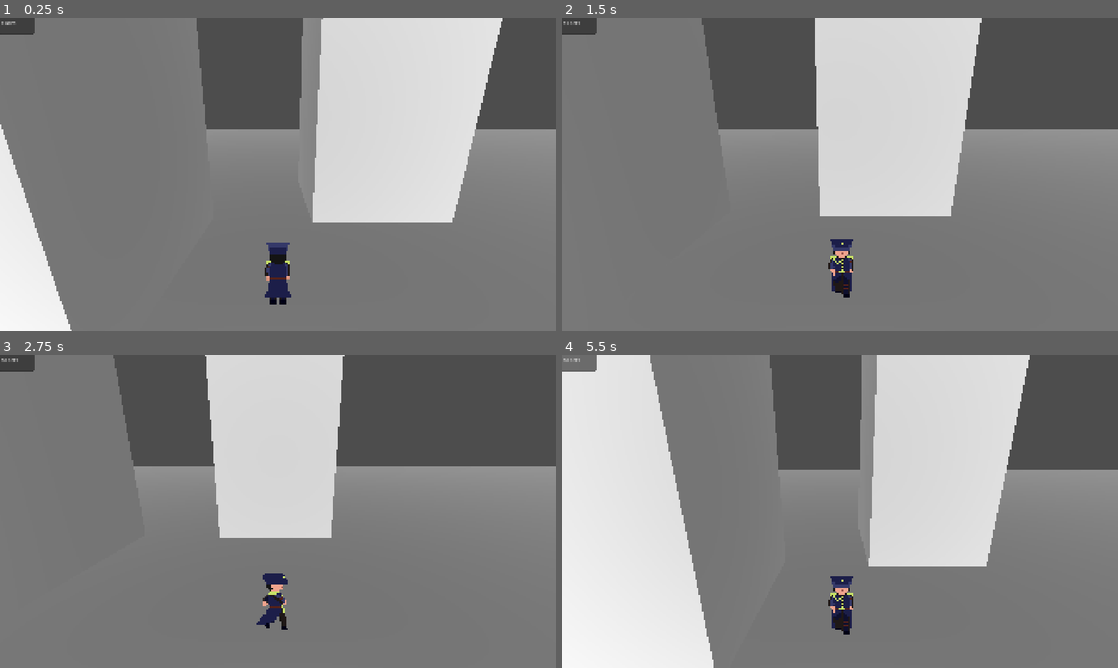
Above: before the commit, frames 1-4 (two rows, left to right).
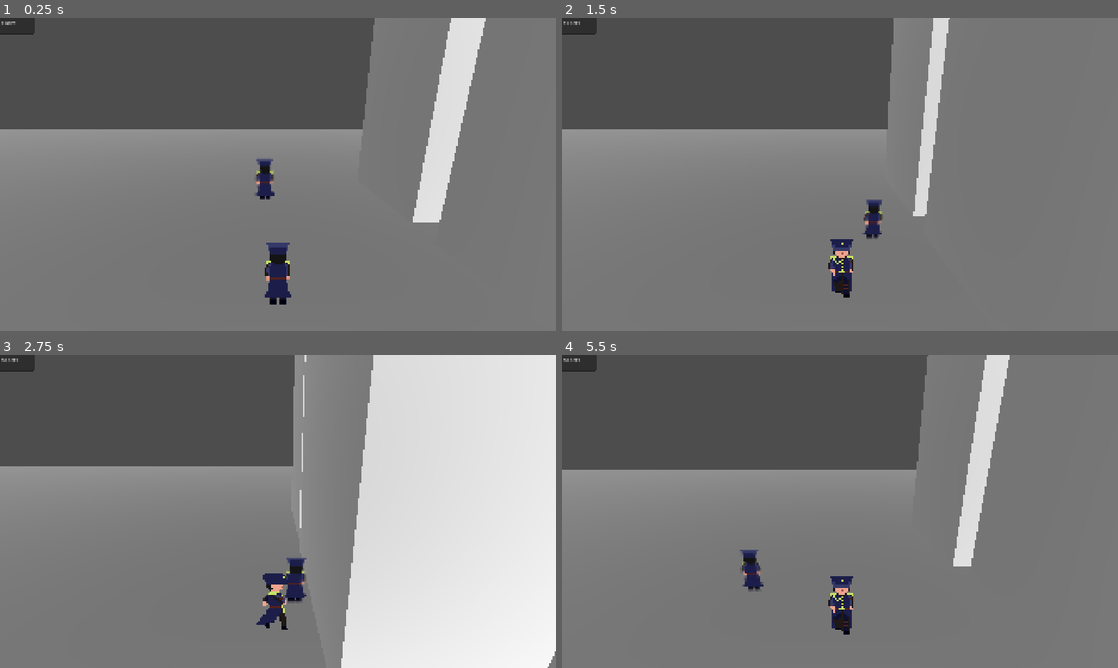
Above: after the commit, the same moments.

Repository: zenrythebard/dinamik_21_gamejam
Game: Godot game, scene res://test_assets/test_3d.tscn
Same seed, same stepped clock (60 frames per second), same inputs: the game is played once before the commit and once after it. The project has no main scene, so this scene is started directly.
Inputs:
- Up to frame 1 (0.25 s): no input
- Up to frame 2 (1.5 s): tap Enter (ui_accept) at 0.5, 0.6, 0.77, 1.07, 1.35 s; hold Right (ui_right) 0.53-1.28 s; hold Down (ui_down) from 1.28 s (still down)
- Up to frame 3 (2.75 s): tap Enter (ui_accept) at 1.52, 1.82, 2.1 s; release Down (ui_down) at 2.03 s; hold Right (ui_right) from 2.03 s (still down)
- Up to frame 4 (5.5 s): release Right (ui_right) at 2.78 s; hold Up (ui_up) 2.78-3.53 s; tap Enter (ui_accept) at 2.85, 3.02, 3.32, 3.6, 3.77, 4.07, 4.35, 4.52, 4.82, 5.1 s; hold Left (ui_left) 3.53-5.03 s; hold Down (ui_down) from 5.03 s (still down)

The runs differ from the first frame. In frame 1, 39% of the frame differs, in the area x 0-100%, y 0-100%; in frame 2, 36%; in frame 3, 59%; in frame 4, 51%.

Commit message:
zen

Diff:
--- /dev/null
+++ b/test_assets/ninja.gd
@@ -0,0 +1,28 @@
+extends CharacterBody3D
+
+
+const SPEED = 5.0
+const JUMP_VELOCITY = 4.5
+
+
+func _physics_process(delta: float) -> void:
+	# Add the gravity.
+	if not is_on_floor():
+		velocity += get_gravity() * delta
+
+	# Handle jump.
+	if Input.is_action_just_pressed("ui_accept") and is_on_floor():
+		velocity.y = JUMP_VELOCITY
+
+	# Get the input direction and handle the movement/deceleration.
+	# As good practice, you should replace UI actions with custom gameplay actions.
+	var input_dir := Input.get_vector("ui_left", "ui_right", "ui_up", "ui_down")
+	var direction := (transform.basis * Vector3(input_dir.x, 0, input_dir.y)).normalized()
+	if direction:
+		velocity.x = direction.x * SPEED
+		velocity.z = direction.z * SPEED
+	else:
+		velocity.x = move_toward(velocity.x, 0, SPEED)
+		velocity.z = move_toward(velocity.z, 0, SPEED)
+
+	move_and_slide()
--- a/test_assets/test_3d.tscn
+++ b/test_assets/test_3d.tscn
@@ -1,7 +1,10 @@
 [gd_scene format=3 uid="uid://y6lafhs0ql4p"]
 
 [ext_resource type="Script" uid="uid://38vw2n2nnkc6" path="res://test_assets/debug_hud.gd" id="1_l0q54"]
+[ext_resource type="Texture2D" uid="uid://d4nvh577j784e" path="res://test_assets/guard sprite (1).png" id="2_e4pr7"]
 [ext_resource type="PackedScene" uid="uid://bmjpb7m47sepc" path="res://test_assets/player.tscn" id="2_rhy7j"]
+[ext_resource type="Script" uid="uid://gxi1aa0nmian" path="res://test_assets/ninja.gd" id="3_1icll"]
+[ext_resource type="Texture2D" uid="uid://cfyjdavolww0x" path="res://test_assets/Guard Attack.png" id="3_l0q54"]
 
 [sub_resource type="BoxMesh" id="BoxMesh_p5viw"]
 size = Vector3(5.655, 12.41, 5.92)
@@ -13,6 +16,553 @@
 
 [sub_resource type="ConcavePolygonShape3D" id="ConcavePolygonShape3D_e4pr7"]
 data = PackedVector3Array(1, 0, 1, -1, 0, 1, 1, 0, -1, -1, 0, 1, -1, 0, -1, 1, 0, -1)
+
+[sub_resource type="AtlasTexture" id="AtlasTexture_ih21j"]
+atlas = ExtResource("3_l0q54")
+region = Rect2(0, 0, 37, 50)
+
+[sub_resource type="AtlasTexture" id="AtlasTexture_2hics"]
+atlas = ExtResource("3_l0q54")
+region = Rect2(0, 50, 37, 50)
+
+[sub_resource type="AtlasTexture" id="AtlasTexture_6ba66"]
+atlas = ExtResource("3_l0q54")
+region = Rect2(0, 100, 37, 50)
+
+[sub_resource type="AtlasTexture" id="AtlasTexture_u6whf"]
+atlas = ExtResource("3_l0q54")
+region = Rect2(0, 150, 37, 50)
+
+[sub_resource type="AtlasTexture" id="AtlasTexture_l0q54"]
+atlas = ExtResource("2_e4pr7")
+region = Rect2(74, 0, 37, 50)
+
+[sub_resource type="AtlasTexture" id="AtlasTexture_1icll"]
+atlas = ExtResource("2_e4pr7")
+region = Rect2(74, 50, 37, 50)
+
+[sub_resource type="AtlasTexture" id="AtlasTexture_or781"]
+atlas = ExtResource("2_e4pr7")
+region = Rect2(74, 100, 37, 50)
+
+[sub_resource type="AtlasTexture" id="AtlasTexture_cqqki"]
+atlas = ExtResource("2_e4pr7")
+region = Rect2(74, 150, 37, 50)
+
+[sub_resource type="AtlasTexture" id="AtlasTexture_dahie"]
+atlas = ExtResource("2_e4pr7")
+region = Rect2(74, 200, 37, 50)
+
+[sub_resource type="AtlasTexture" id="AtlasTexture_t5mk5"]
+atlas = ExtResource("2_e4pr7")
+region = Rect2(74, 250, 37, 50)
+
+[sub_resource type="AtlasTexture" id="AtlasTexture_3388h"]
+atlas = ExtResource("2_e4pr7")
+region = Rect2(74, 300, 37, 50)
+
+[sub_resource type="AtlasTexture" id="AtlasTexture_ifc36"]
+atlas = ExtResource("2_e4pr7")
+region = Rect2(74, 350, 37, 50)
+
+[sub_resource type="AtlasTexture" id="AtlasTexture_mcnk3"]
+atlas = ExtResource("2_e4pr7")
+region = Rect2(74, 400, 37, 50)
+
+[sub_resource type="AtlasTexture" id="AtlasTexture_0h7nl"]
+atlas = ExtResource("2_e4pr7")
+region = Rect2(0, 0, 37, 50)
+
+[sub_resource type="AtlasTexture" id="AtlasTexture_mer1j"]
+atlas = ExtResource("2_e4pr7")
+region = Rect2(0, 50, 37, 50)
+
+[sub_resource type="AtlasTexture" id="AtlasTexture_s6xjt"]
+atlas = ExtResource("2_e4pr7")
+region = Rect2(0, 100, 37, 50)
+
+[sub_resource type="AtlasTexture" id="AtlasTexture_670pf"]
+atlas = ExtResource("2_e4pr7")
+region = Rect2(0, 150, 37, 50)
+
+[sub_resource type="AtlasTexture" id="AtlasTexture_0xlj3"]
+atlas = ExtResource("2_e4pr7")
+region = Rect2(0, 200, 37, 50)
+
+[sub_resource type="AtlasTexture" id="AtlasTexture_qx422"]
+atlas = ExtResource("2_e4pr7")
+region = Rect2(0, 250, 37, 50)
+
+[sub_resource type="AtlasTexture" id="AtlasTexture_04nrr"]
+atlas = ExtResource("2_e4pr7")
+region = Rect2(0, 300, 37, 50)
+
+[sub_resource type="AtlasTexture" id="AtlasTexture_hkk2y"]
+atlas = ExtResource("2_e4pr7")
+region = Rect2(0, 350, 37, 50)
+
+[sub_resource type="AtlasTexture" id="AtlasTexture_wop8x"]
+atlas = ExtResource("2_e4pr7")
+region = Rect2(0, 400, 37, 50)
+
+[sub_resource type="AtlasTexture" id="AtlasTexture_e4pr7"]
+atlas = ExtResource("2_e4pr7")
+region = Rect2(37, 0, 37, 50)
+
+[sub_resource type="AtlasTexture" id="AtlasTexture_fe3hl"]
+atlas = ExtResource("2_e4pr7")
+region = Rect2(37, 50, 37, 50)
+
+[sub_resource type="AtlasTexture" id="AtlasTexture_6gi5y"]
+atlas = ExtResource("2_e4pr7")
+region = Rect2(37, 100, 37, 50)
+
+[sub_resource type="AtlasTexture" id="AtlasTexture_i6guy"]
+atlas = ExtResource("2_e4pr7")
+region = Rect2(37, 150, 37, 50)
+
+[sub_resource type="AtlasTexture" id="AtlasTexture_ljeef"]
+atlas = ExtResource("2_e4pr7")
+region = Rect2(37, 200, 37, 50)
+
+[sub_resource type="AtlasTexture" id="AtlasTexture_w7rc7"]
+atlas = ExtResource("2_e4pr7")
+region = Rect2(37, 250, 37, 50)
+
+[sub_resource type="AtlasTexture" id="AtlasTexture_a6iba"]
+atlas = ExtResource("2_e4pr7")
+region = Rect2(37, 300, 37, 50)
+
+[sub_resource type="AtlasTexture" id="AtlasTexture_7ratl"]
+atlas = ExtResource("2_e4pr7")
+region = Rect2(37, 350, 37, 50)
+
+[sub_resource type="AtlasTexture" id="AtlasTexture_w8jnt"]
+atlas = ExtResource("2_e4pr7")
+region = Rect2(37, 400, 37, 50)
+
+[sub_resource type="SpriteFrames" id="SpriteFrames_1icll"]
+animations = [{
+"frames": [{
+"duration": 1.0,
+"texture": SubResource("AtlasTexture_ih21j")
+}, {
+"duration": 1.0,
+"texture": SubResource("AtlasTexture_2hics")
+}, {
+"duration": 1.0,
+"texture": SubResource("AtlasTexture_6ba66")
+}, {
+"duration": 1.0,
+"texture": SubResource("AtlasTexture_u6whf")
+}],
+"loop": 1,
+"name": &"attack_forward",
+"speed": 5.0
+}, {
+"frames": [{
+"duration": 1.0,
+"texture": SubResource("AtlasTexture_l0q54")
+}, {
+"duration": 1.0,
+"texture": SubResource("AtlasTexture_1icll")
+}, {
+"duration": 1.0,
+"texture": SubResource("AtlasTexture_or781")
+}, {
+"duration": 1.0,
+"texture": SubResource("AtlasTexture_cqqki")
+}, {
+"duration": 1.0,
+"texture": SubResource("AtlasTexture_dahie")
+}, {
+"duration": 1.0,
+"texture": SubResource("AtlasTexture_t5mk5")
+}, {
+"duration": 1.0,
+"texture": SubResource("AtlasTexture_3388h")
+}, {
+"duration": 1.0,
+"texture": SubResource("AtlasTexture_ifc36")
+}, {
+"duration": 1.0,
+"texture": SubResource("AtlasTexture_mcnk3")
+}],
+"loop": 1,
+"name": &"walk_backward",
+"speed": 5.0
+}, {
+"frames": [{
+"duration": 1.0,
+"texture": SubResource("AtlasTexture_0h7nl")
+}, {
+"duration": 1.0,
+"texture": SubResource("AtlasTexture_mer1j")
+}, {
+"duration": 1.0,
+"texture": SubResource("AtlasTexture_s6xjt")
+}, {
+"duration": 1.0,
+"texture": SubResource("AtlasTexture_670pf")
+}, {
+"duration": 1.0,
+"texture": SubResource("AtlasTexture_0xlj3")
+}, {
+"duration": 1.0,
+"texture": SubResource("AtlasTexture_qx422")
+}, {
+"duration": 1.0,
+"texture": SubResource("AtlasTexture_04nrr")
+}, {
+"duration": 1.0,
+"texture": SubResource("AtlasTexture_hkk2y")
+}, {
+"duration": 1.0,
+"texture": SubResource("AtlasTexture_wop8x")
+}],
+"loop": 1,
+"name": &"walk_forward",
+"speed": 5.0
+}, {
+"frames": [{
+"duration": 1.0,
+"texture": SubResource("AtlasTexture_e4pr7")
+}, {
+"duration": 1.0,
+"texture": SubResource("AtlasTexture_fe3hl")
+}, {
+"duration": 1.0,
+"texture": SubResource("AtlasTexture_6gi5y")
+}, {
+"duration": 1.0,
+"texture": SubResource("AtlasTexture_i6guy")
+}, {
+"duration": 1.0,
+"texture": SubResource("AtlasTexture_ljeef")
+}, {
+"duration": 1.0,
+"texture": SubResource("AtlasTexture_w7rc7")
+}, {
+"duration": 1.0,
+"texture": SubResource("AtlasTexture_a6iba")
+}, {
+"duration": 1.0,
+"texture": SubResource("AtlasTexture_7ratl")
+}, {
+"duration": 1.0,
+"texture": SubResource("AtlasTexture_w8jnt")
+}],
+"loop": 1,
+"name": &"walk_side",
+"speed": 5.0
+}]
+
+[sub_resource type="AnimationNodeAnimation" id="AnimationNodeAnimation_or781"]
+animation = &"idle"
+
+[sub_resource type="AnimationNodeAnimation" id="AnimationNodeAnimation_cqqki"]
+animation = &"walk_left"
+
+[sub_resource type="AnimationNodeAnimation" id="AnimationNodeAnimation_dahie"]
+animation = &"walk_right"
+
+[sub_resource type="AnimationNodeAnimation" id="AnimationNodeAnimation_t5mk5"]
+animation = &"walk_backward"
+
+[sub_resource type="AnimationNodeAnimation" id="AnimationNodeAnimation_3388h"]
+animation = &"walk_forward"
+
+[sub_resource type="AnimationNodeBlendSpace2D" id="AnimationNodeBlendSpace2D_dahie"]
+blend_point_0/node = SubResource("AnimationNodeAnimation_or781")
+blend_point_0/pos = Vector2(0, 0)
+blend_point_0/name = &"idle"
+blend_point_1/node = SubResource("AnimationNodeAnimation_cqqki")
+blend_point_1/pos = Vector2(-0.1, 0)
+blend_point_1/name = &"walk_left"
+blend_point_2/node = SubResource("AnimationNodeAnimation_dahie")
+blend_point_2/pos = Vector2(0.1, 0)
+blend_point_2/name = &"walk_right"
+blend_point_3/node = SubResource("AnimationNodeAnimation_t5mk5")
+blend_point_3/pos = Vector2(0, -0.2)
+blend_point_3/name = &"walk_backward"
+blend_point_4/node = SubResource("AnimationNodeAnimation_3388h")
+blend_point_4/pos = Vector2(0, 0.2)
+blend_point_4/name = &"walk_forward"
+
+[sub_resource type="AnimationNodeBlendTree" id="AnimationNodeBlendTree_ifc36"]
+graph_offset = Vector2(254.43579, 45.99596)
+nodes/output/position = Vector2(1120, 100)
+nodes/walk/node = SubResource("AnimationNodeBlendSpace2D_dahie")
+nodes/walk/position = Vector2(768, 96)
+node_connections = [&"output", 0, &"walk"]
+
+[sub_resource type="Animation" id="Animation_l0q54"]
+length = 0.001
+tracks/0/type = "value"
+tracks/0/imported = false
+tracks/0/enabled = true
+tracks/0/path = NodePath("AnimatedSprite3D:flip_h")
+tracks/0/interp = 1
+tracks/0/loop_wrap = true
+tracks/0/keys = {
+"times": PackedFloat32Array(0),
+"transitions": PackedFloat32Array(1),
+"update": 0,
+"values": [false]
+}
+tracks/1/type = "value"
+tracks/1/imported = false
+tracks/1/enabled = true
+tracks/1/path = NodePath("AnimatedSprite3D:frame")
+tracks/1/interp = 1
+tracks/1/loop_wrap = true
+tracks/1/keys = {
+"times": PackedFloat32Array(0.033333335),
+"transitions": PackedFloat32Array(1),
+"update": 0,
+"values": [0]
+}
+tracks/2/type = "value"
+tracks/2/imported = false
+tracks/2/enabled = true
+tracks/2/path = NodePath("AnimatedSprite3D:animation")
+tracks/2/interp = 1
+tracks/2/loop_wrap = true
+tracks/2/keys = {
+"times": PackedFloat32Array(0),
+"transitions": PackedFloat32Array(1),
+"update": 0,
+"values": [&"walk_forward"]
+}
+
+[sub_resource type="Animation" id="Animation_3388h"]
+resource_name = "attack_forward"
+length = 0.05
+tracks/0/type = "value"
+tracks/0/imported = false
+tracks/0/enabled = true
+tracks/0/path = NodePath("AnimatedSprite3D:animation")
+tracks/0/interp = 1
+tracks/0/loop_wrap = true
+tracks/0/keys = {
+"times": PackedFloat32Array(0),
+"transitions": PackedFloat32Array(1),
+"update": 0,
+"values": [&"attack_forward"]
+}
+tracks/1/type = "value"
+tracks/1/imported = false
+tracks/1/enabled = true
+tracks/1/path = NodePath("AnimatedSprite3D:frame")
+tracks/1/interp = 1
+tracks/1/loop_wrap = true
+tracks/1/keys = {
+"times": PackedFloat32Array(0, 0.03333333),
+"transitions": PackedFloat32Array(1, 1),
+"update": 0,
+"values": [0, 3]
+}
+
+[sub_resource type="Animation" id="Animation_or781"]
+resource_name = "walk_forward"
+loop_mode = 1
+tracks/0/type = "value"
+tracks/0/imported = false
+tracks/0/enabled = true
+tracks/0/path = NodePath("AnimatedSprite3D:frame")
+tracks/0/interp = 1
+tracks/0/loop_wrap = true
+tracks/0/keys = {
+"times": PackedFloat32Array(0.03333333),
+"transitions": PackedFloat32Array(1),
+"update": 0,
+"values": [0]
+}
+tracks/1/type = "value"
+tracks/1/imported = false
+tracks/1/enabled = true
+tracks/1/path = NodePath("AnimatedSprite3D:animation")
+tracks/1/interp = 1
+tracks/1/loop_wrap = true
+tracks/1/keys = {
+"times": PackedFloat32Array(0.033333335),
+"transitions": PackedFloat32Array(1),
+"update": 0,
+"values": [&"walk_forward"]
+}
+
+[sub_resource type="Animation" id="Animation_cqqki"]
+resource_name = "walk_forward"
+loop_mode = 1
+tracks/0/type = "value"
+tracks/0/imported = false
+tracks/0/enabled = true
+tracks/0/path = NodePath("AnimatedSprite3D:flip_h")
+tracks/0/interp = 1
+tracks/0/loop_wrap = true
+tracks/0/keys = {
+"times": PackedFloat32Array(0),
+"transitions": PackedFloat32Array(1),
+"update": 0,
+"values": [false]
+}
+tracks/1/type = "value"
+tracks/1/imported = false
+tracks/1/enabled = true
+tracks/1/path = NodePath("AnimatedSprite3D:frame")
+tracks/1/interp = 1
+tracks/1/loop_wrap = true
+tracks/1/keys = {
+"times": PackedFloat32Array(0.03333333, 0.6333333),
+"transitions": PackedFloat32Array(1, 1),
+"update": 0,
+"values": [1, 8]
+}
+tracks/2/type = "value"
+tracks/2/imported = false
+tracks/2/enabled = true
+tracks/2/path = NodePath("AnimatedSprite3D:animation")
+tracks/2/interp = 1
+tracks/2/loop_wrap = true
+tracks/2/keys = {
+"times": PackedFloat32Array(0.033333335),
+"transitions": PackedFloat32Array(1),
+"update": 0,
+"values": [&"walk_backward"]
+}
+
+[sub_resource type="Animation" id="Animation_1icll"]
+resource_name = "walk_forward"
+loop_mode = 1
+tracks/0/type = "value"
+tracks/0/imported = false
+tracks/0/enabled = true
+tracks/0/path = NodePath("AnimatedSprite3D:flip_h")
+tracks/0/interp = 1
+tracks/0/loop_wrap = true
+tracks/0/keys = {
+"times": PackedFloat32Array(0.03333334),
+"transitions": PackedFloat32Array(1),
+"update": 0,
+"values": [false]
+}
+tracks/1/type = "value"
+tracks/1/imported = false
+tracks/1/enabled = true
+tracks/1/path = NodePath("AnimatedSprite3D:frame")
+tracks/1/interp = 1
+tracks/1/loop_wrap = true
+tracks/1/keys = {
+"times": PackedFloat32Array(0.03333333, 0.6333333),
+"transitions": PackedFloat32Array(1, 1),
+"update": 0,
+"values": [1, 8]
+}
+tracks/2/type = "value"
+tracks/2/imported = false
+tracks/2/enabled = true
+tracks/2/path = NodePath("AnimatedSprite3D:animation")
+tracks/2/interp = 1
+tracks/2/loop_wrap = true
+tracks/2/keys = {
+"times": PackedFloat32Array(0.033333335),
+"transitions": PackedFloat32Array(1),
+"update": 0,
+"values": [&"walk_forward"]
+}
+
+[sub_resource type="Animation" id="Animation_dahie"]
+resource_name = "walk_forward"
+loop_mode = 1
+tracks/0/type = "value"
+tracks/0/imported = false
+tracks/0/enabled = true
+tracks/0/path = NodePath("AnimatedSprite3D:flip_h")
+tracks/0/interp = 1
+tracks/0/loop_wrap = true
+tracks/0/keys = {
+"times": PackedFloat32Array(0.03333334),
+"transitions": PackedFloat32Array(1),
+"update": 0,
+"values": [false]
+}
+tracks/1/type = "value"
+tracks/1/imported = false
+tracks/1/enabled = true
+tracks/1/path = NodePath("AnimatedSprite3D:frame")
+tracks/1/interp = 1
+tracks/1/loop_wrap = true
+tracks/1/keys = {
+"times": PackedFloat32Array(0.03333333, 0.6333333),
+"transitions": PackedFloat32Array(1, 1),
+"update": 0,
+"values": [1, 8]
+}
+tracks/2/type = "value"
+tracks/2/imported = false
+tracks/2/enabled = true
+tracks/2/path = NodePath("AnimatedSprite3D:animation")
+tracks/2/interp = 1
+tracks/2/loop_wrap = true
+tracks/2/keys = {
+"times": PackedFloat32Array(0.033333335),
+"transitions": PackedFloat32Array(1),
+"update": 0,
+"values": [&"walk_side"]
+}
+
+[sub_resource type="Animation" id="Animation_t5mk5"]
+resource_name = "walk_forward"
+loop_mode = 1
+tracks/0/type = "value"
+tracks/0/imported = false
+tracks/0/enabled = true
+tracks/0/path = NodePath("AnimatedSprite3D:flip_h")
+tracks/0/interp = 1
+tracks/0/loop_wrap = true
+tracks/0/keys = {
+"times": PackedFloat32Array(0),
+"transitions": PackedFloat32Array(1),
+"update": 0,
+"values": [true]
+}
+tracks/1/type = "value"
+tracks/1/imported = false
+tracks/1/enabled = true
+tracks/1/path = NodePath("AnimatedSprite3D:frame")
+tracks/1/interp = 1
+tracks/1/loop_wrap = true
+tracks/1/keys = {
+"times": PackedFloat32Array(0.03333333, 0.6333333),
+"transitions": PackedFloat32Array(1, 1),
+"update": 0,
+"values": [1, 8]
+}
+tracks/2/type = "value"
+tracks/2/imported = false
+tracks/2/enabled = true
+tracks/2/path = NodePath("AnimatedSprite3D:animation")
+tracks/2/interp = 1
+tracks/2/loop_wrap = true
+tracks/2/keys = {
+"times": PackedFloat32Array(0.033333335),
+"transitions": PackedFloat32Array(1),
+"update": 0,
+"values": [&"walk_side"]
+}
+
+[sub_resource type="AnimationLibrary" id="AnimationLibrary_mcnk3"]
+_data = {
+&"RESET": SubResource("Animation_l0q54"),
+&"attack_forward": SubResource("Animation_3388h"),
+&"idle": SubResource("Animation_or781"),
+&"walk_backward": SubResource("Animation_cqqki"),
+&"walk_forward": SubResource("Animation_1icll"),
+&"walk_left": SubResource("Animation_dahie"),
+&"walk_right": SubResource("Animation_t5mk5")
+}
+
+[sub_resource type="CapsuleShape3D" id="CapsuleShape3D_fe3hl"]
 
 [node name="Node3D" type="Node3D" unique_id=763767127]
 
@@ -40,34 +590,103 @@
 light_specular = 7.04
 light_bake_mode = 1
 
-[node name="StaticBody3D" type="StaticBody3D" parent="." unique_id=885575669]
-transform = Transform3D(1, 0, 0, 0, 1, 0, 0, 0, 1, 0, 2.3129764, 0)
-
-[node name="MeshInstance3D" type="MeshInstance3D" parent="StaticBody3D" unique_id=1068879552]
+[node name="Buildings" type="Node3D" parent="." unique_id=423470048]
+transform = Transform3D(1, 0, 0, 0, 1, 0, 0, 0, 1, 4.0403156, 0, 0)
+
+[node name="StaticBody3D" type="StaticBody3D" parent="Buildings" unique_id=885575669]
+transform = Transform3D(1, 0, 0, 0, 1, 0, 0, 0, 1, -12.194324, 2.3129764, 4.6883173)
+
+[node name="MeshInstance3D" type="MeshInstance3D" parent="Buildings/StaticBody3D" unique_id=1068879552]
 transform = Transform3D(1, 0, 0, 0, 1, 0, 0, 0, 1, -5.5891323, 3.7832549, -1.157473)
 mesh = SubResource("BoxMesh_p5viw")
 
-[node name="CollisionShape3D" type="CollisionShape3D" parent="StaticBody3D" unique_id=1455144850]
+[node name="CollisionShape3D" type="CollisionShape3D" parent="Buildings/StaticBody3D" unique_id=1455144850]
 transform = Transform3D(1, 0, 0, 0, 1, 0, 0, 0, 1, -5.5891323, 3.7832549, -1.157473)
 shape = SubResource("ConcavePolygonShape3D_l0q54")
 
-[node name="StaticBody3D2" type="StaticBody3D" parent="." unique_id=1259349754]
+[node name="StaticBody3D5" type="StaticBody3D" parent="Buildings" unique_id=1543667312]
+transform = Transform3D(0.05230657, 0, -0.99863106, 0, 1, 0, 0.99863106, 0, 0.05230657, -17.394753, 2.3129764, 14.128317)
+
+[node name="MeshInstance3D" type="MeshInstance3D" parent="Buildings/StaticBody3D5" unique_id=325310975]
+transform = Transform3D(1, 0, 0, 0, 1, 0, 0, 0, 1, -5.5891323, 3.7832549, -1.157473)
+mesh = SubResource("BoxMesh_p5viw")
+
+[node name="CollisionShape3D" type="CollisionShape3D" parent="Buildings/StaticBody3D5" unique_id=931092859]
+transform = Transform3D(1, 0, 0, 0, 1, 0, 0, 0, 1, -5.5891323, 3.7832549, -1.157473)
+shape = SubResource("ConcavePolygonShape3D_l0q54")
+
+[node name="StaticBody3D6" type="StaticBody3D" parent="Buildings" unique_id=1229731407]
+transform = Transform3D(1, 0, 0, 0, 1, 0, 0, 0, 1, -11.494235, 2.3129764, 14.81039)
+
+[node name="MeshInstance3D" type="MeshInstance3D" parent="Buildings/StaticBody3D6" unique_id=914054124]
+transform = Transform3D(1, 0, 0, 0, 1, 0, 0, 0, 1, -5.5891323, 3.7832549, -1.157473)
+mesh = SubResource("BoxMesh_p5viw")
+
+[node name="CollisionShape3D" type="CollisionShape3D" parent="Buildings/StaticBody3D6" unique_id=802321752]
+transform = Transform3D(1, 0, 0, 0, 1, 0, 0, 0, 1, -5.5891323, 3.7832549, -1.157473)
+shape = SubResource("ConcavePolygonShape3D_l0q54")
+
+[node name="StaticBody3D2" type="StaticBody3D" parent="Buildings" unique_id=1259349754]
 transform = Transform3D(1, 0, 0, 0, 1, 0, 0, 0, 1, 9.802898, 2.3129764, -5.354058)
 
-[node name="MeshInstance3D" type="MeshInstance3D" parent="StaticBody3D2" unique_id=657621066]
+[node name="MeshInstance3D" type="MeshInstance3D" parent="Buildings/StaticBody3D2" unique_id=657621066]
 transform = Transform3D(1, 0, 0, 0, 1, 0, 0, 0, 1, -5.5891323, 3.7832549, -1.157473)
 mesh = SubResource("BoxMesh_p5viw")
 
-[node name="CollisionShape3D" type="CollisionShape3D" parent="StaticBody3D2" unique_id=1053620669]
+[node name="CollisionShape3D" type="CollisionShape3D" parent="Buildings/StaticBody3D2" unique_id=1053620669]
 transform = Transform3D(1, 0, 0, 0, 1, 0, 0, 0, 1, -5.5891323, 3.7832549, -1.157473)
 shape = SubResource("ConcavePolygonShape3D_l0q54")
 
-[node name="StaticBody3D3" type="StaticBody3D" parent="." unique_id=183144430]
-
-[node name="MeshInstance3D" type="MeshInstance3D" parent="StaticBody3D3" unique_id=1137061260]
+[node name="StaticBody3D3" type="StaticBody3D" parent="Buildings" unique_id=1002683589]
+transform = Transform3D(1, 0, 0, 0, 1, 0, 0, 0, 1, 9.802898, 2.3129764, 9.636154)
+
+[node name="MeshInstance3D" type="MeshInstance3D" parent="Buildings/StaticBody3D3" unique_id=278314875]
+transform = Transform3D(1, 0, 0, 0, 1, 0, 0, 0, 1, -5.5891323, 3.7832549, -1.157473)
+mesh = SubResource("BoxMesh_p5viw")
+
+[node name="CollisionShape3D" type="CollisionShape3D" parent="Buildings/StaticBody3D3" unique_id=261401435]
+transform = Transform3D(1, 0, 0, 0, 1, 0, 0, 0, 1, -5.5891323, 3.7832549, -1.157473)
+shape = SubResource("ConcavePolygonShape3D_l0q54")
+
+[node name="StaticBody3D4" type="StaticBody3D" parent="Buildings" unique_id=1162278246]
+transform = Transform3D(1, 0, 0, 0, 1, 0, 0, 0, 1, 9.696474, 2.3129764, 1.9325938)
+
+[node name="MeshInstance3D" type="MeshInstance3D" parent="Buildings/StaticBody3D4" unique_id=642060076]
+transform = Transform3D(1, 0, 0, 0, 1, 0, 0, 0, 1, -5.5891323, 3.7832549, -1.157473)
+mesh = SubResource("BoxMesh_p5viw")
+
+[node name="CollisionShape3D" type="CollisionShape3D" parent="Buildings/StaticBody3D4" unique_id=1494122830]
+transform = Transform3D(1, 0, 0, 0, 1, 0, 0, 0, 1, -5.5891323, 3.7832549, -1.157473)
+shape = SubResource("ConcavePolygonShape3D_l0q54")
+
+[node name="Floor" type="StaticBody3D" parent="." unique_id=183144430]
+
+[node name="MeshInstance3D" type="MeshInstance3D" parent="Floor" unique_id=1137061260]
 transform = Transform3D(130.06161, 0, 0, 0, 1, 0, 0, 0, 84.36816, 0, 0, 0)
 mesh = SubResource("PlaneMesh_uj04i")
 
-[node name="CollisionShape3D" type="CollisionShape3D" parent="StaticBody3D3" unique_id=904322233]
+[node name="CollisionShape3D" type="CollisionShape3D" parent="Floor" unique_id=904322233]
 transform = Transform3D(130.06161, 0, 0, 0, 1, 0, 0, 0, 84.36816, 0, 0, 0)
 shape = SubResource("ConcavePolygonShape3D_e4pr7")
+
+[node name="Ninja" type="CharacterBody3D" parent="." unique_id=2075221860]
+transform = Transform3D(1, 0, 0, 0, 1, 0, 0, 0, 1, -0.42801857, 2.7689283, -2.477343)
+script = ExtResource("3_1icll")
+
+[node name="AnimatedSprite3D" type="AnimatedSprite3D" parent="Ninja" unique_id=435882025]
+transform = Transform3D(3.945, 0, 0, 0, 3.945, 0, 0, 0, 3.945, 0, 0, 0)
+texture_filter = 2
+sprite_frames = SubResource("SpriteFrames_1icll")
+animation = &"walk_forward"
+
+[node name="MovementTree" type="AnimationTree" parent="Ninja" unique_id=537058533]
+active = false
+tree_root = SubResource("AnimationNodeBlendTree_ifc36")
+anim_player = NodePath("../AnimationPlayer")
+parameters/walk/blend_position = Vector2(0, 0)
+
+[node name="AnimationPlayer" type="AnimationPlayer" parent="Ninja" unique_id=1229531109]
+libraries/ = SubResource("AnimationLibrary_mcnk3")
+
+[node name="CollisionShape3D" type="CollisionShape3D" parent="Ninja" unique_id=1246488812]
+shape = SubResource("CapsuleShape3D_fe3hl")
Not shown, added: test_assets/ninja.gd.uid
